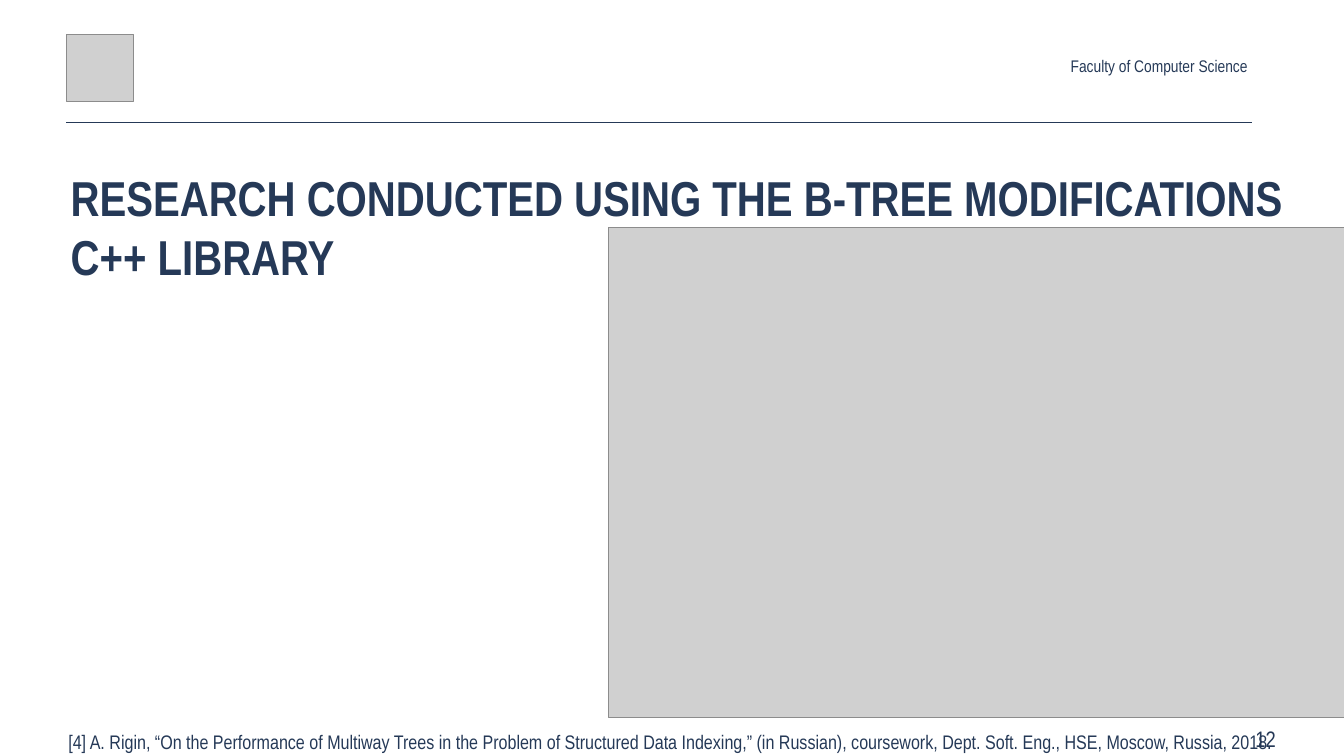
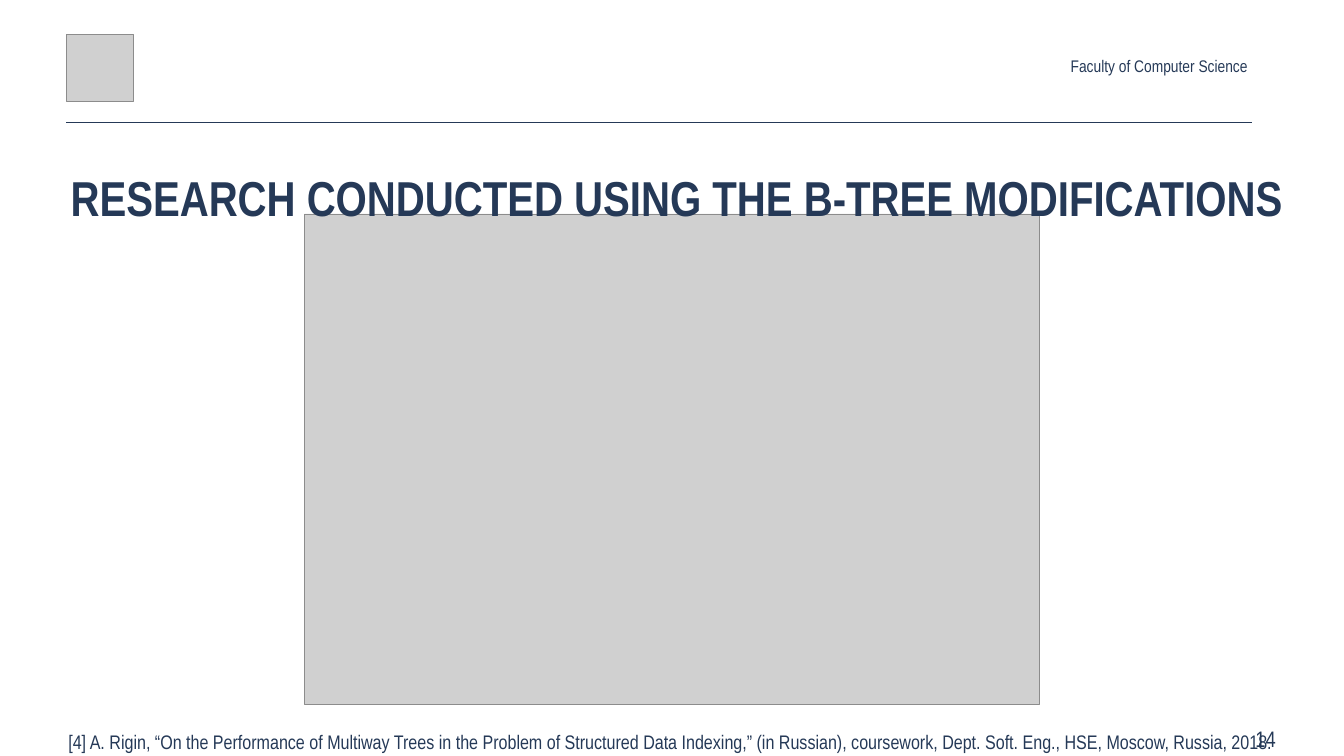
Before and after one commit to Glost/btrees_2019, a slide deck: slide 14 of root/docs/slides/Anton_Rigin_SYRCoSE_2019.pptx (slide 12 before the commit). Drawn at 1344x756 pixels with LibreOffice and Linux fonts; fonts in the diff are those of the drawing; grey boxes stand for pictures. Boxes give left, top, right and bottom in pixels: in the first picture for what was removed or moved away, otherwise in the second. Text is boxed around its words. In the diff, an @@ line names an element or a change of style, - is before the commit and + after.

```diff
--- a/root/docs/slides/Anton_Rigin_SYRCoSE_2019.pptx
+++ b/root/docs/slides/Anton_Rigin_SYRCoSE_2019.pptx
@@ text at box(71, 177, 1282, 226): text changed @@
-RESEARCH CONDUCTED USING THE B-TREE MODIFICATIONS C++ LIBRARY
+RESEARCH CONDUCTED USING THE B-TREE MODIFICATIONS
@@ picture: place and size @@
-picture at box(609, 228, 1344, 718)
+picture at box(304, 214, 1040, 704)
@@ page number at box(1255, 731, 1275, 749): text changed @@
-12
+14
```
Also in this commit, not shown: 18 other slides changed, 1 other file.
